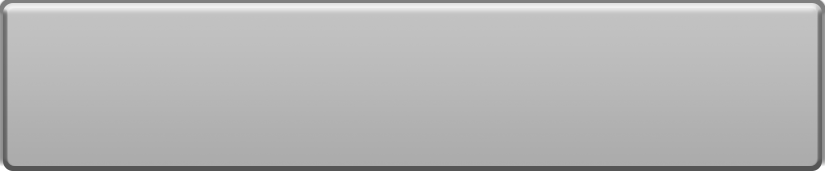
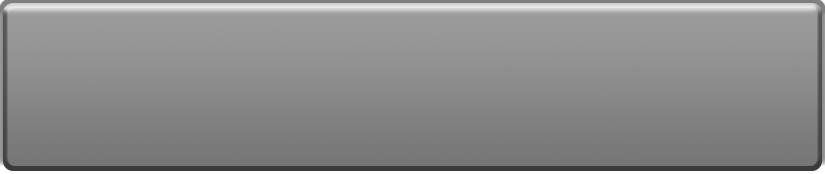
Revision of a layered w=825, h=174 image; what changed, layer by layer:
pixels changed over (x1=3, y1=3, x2=822, y2=171) (layer not identified)
